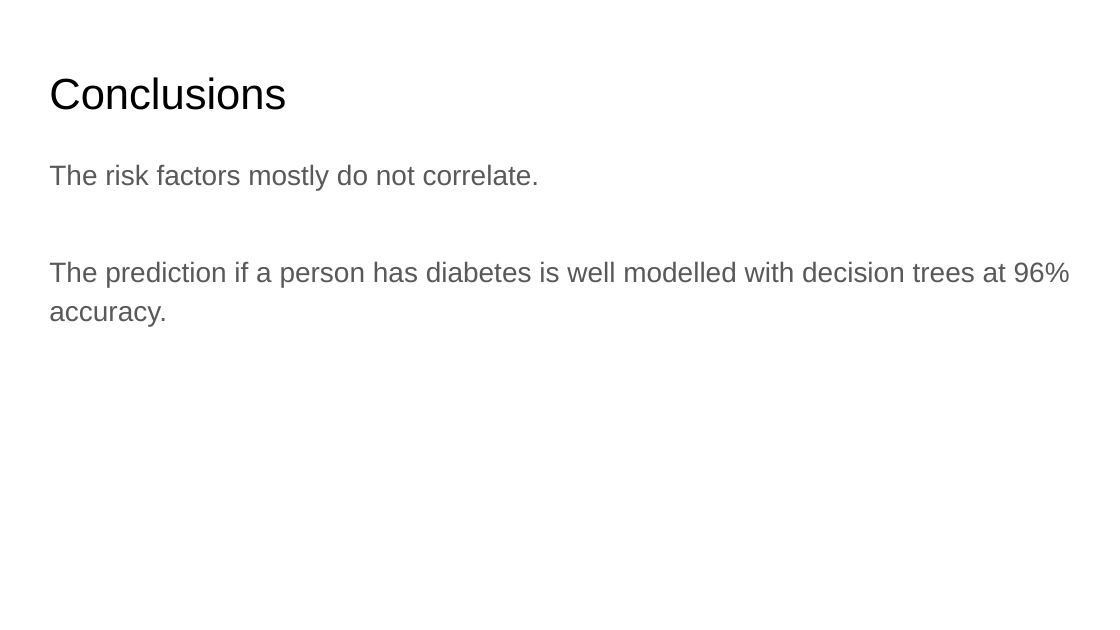
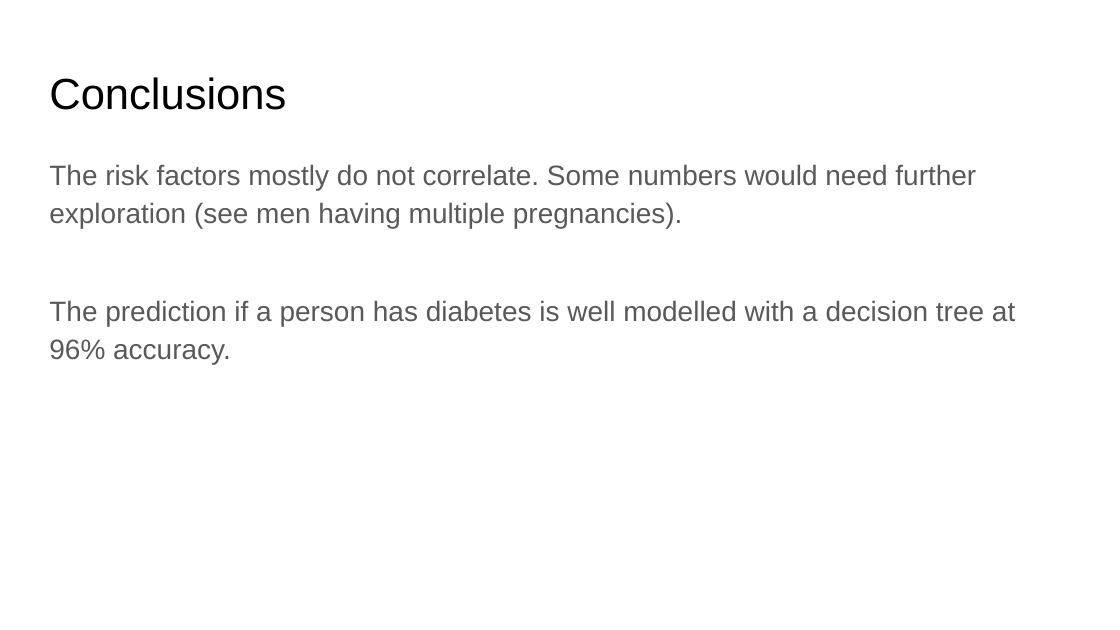
Before and after one commit to an-m-t/EDX-Final-Project-Week, a slide deck: slide 16 of Diabetes_Presentation.pptx. Drawn at 1120x630 pixels with LibreOffice and Linux fonts; fonts in the diff are those of the drawing. Boxes give left, top, right and bottom in pixels: in the first picture for what was removed or moved away, otherwise in the second. Text is boxed around its words. In the diff, an @@ line names an element or a change of style, - is before the commit and + after.

```diff
--- a/Diabetes_Presentation.pptx
+++ b/Diabetes_Presentation.pptx
@@ text at (49,164,1015,364): text changed @@
-The risk factors mostly do not correlate.
-The prediction if a person has diabetes is well modelled with decision trees at 96% accuracy.
+The risk factors mostly do not correlate. Some numbers would need further exploration (see men having multiple pregnancies).
+The prediction if a person has diabetes is well modelled with a decision tree at 96% accuracy.
```
Also in this commit, not shown: 5 other slides changed, 1 other file.
